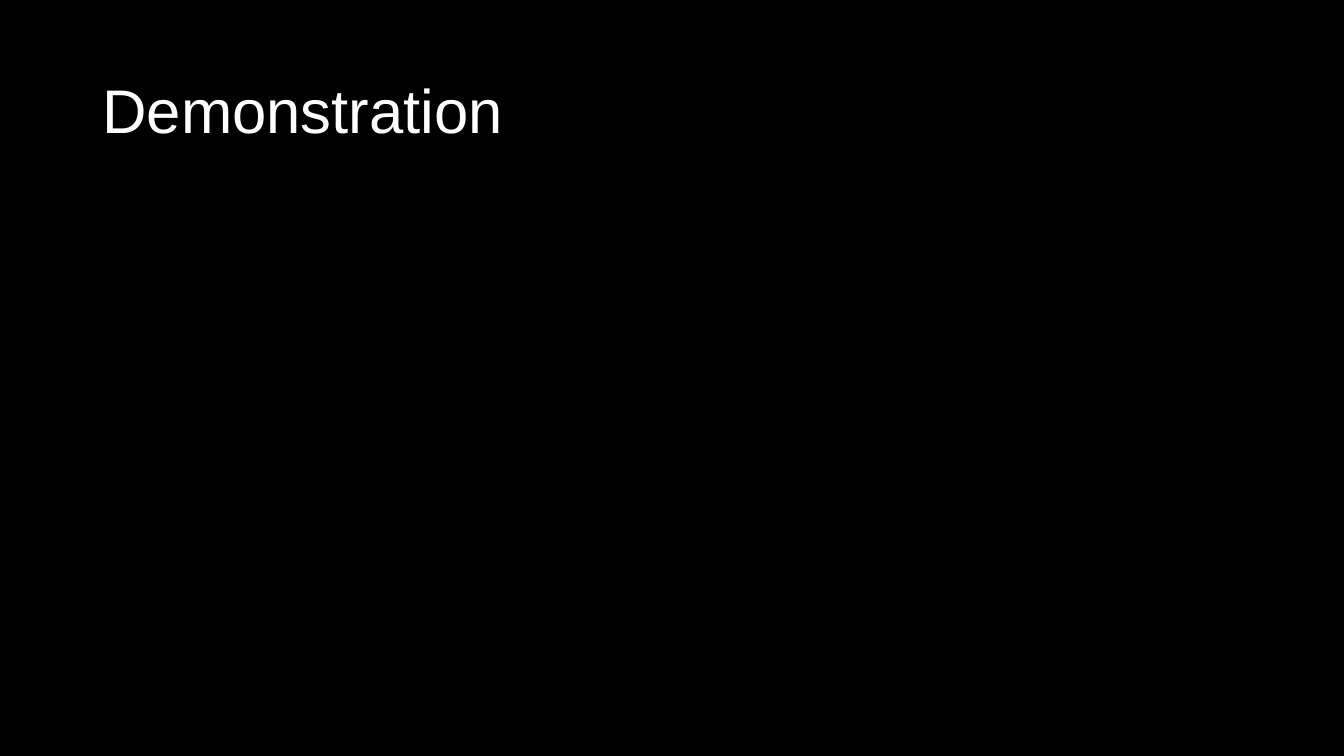
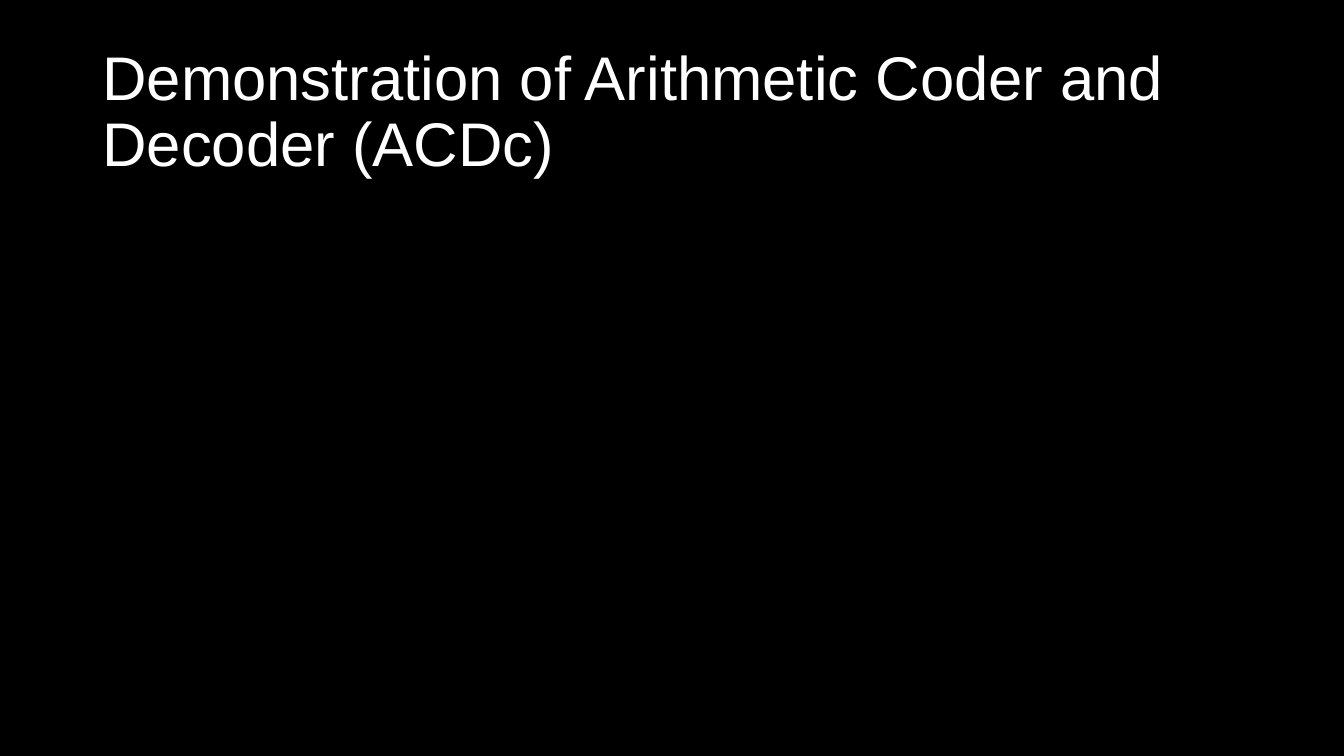
Before and after one commit to Tom-Croft/ECM3428, a slide deck: slide 11 of project_presentation.pptx. Drawn at 1344x756 pixels with LibreOffice and Linux fonts; fonts in the diff are those of the drawing. Boxes give left, top, right and bottom in pixels: in the first picture for what was removed or moved away, otherwise in the second. Text is boxed around its words. In the diff, an @@ line names an element or a change of style, - is before the commit and + after.

```diff
--- a/project_presentation.pptx
+++ b/project_presentation.pptx
@@ title at (102,55,1163,178): text changed @@
-Demonstration
+Demonstration of Arithmetic Coder and Decoder (ACDc)
```
Also in this commit, not shown: 1 other slide changed.
